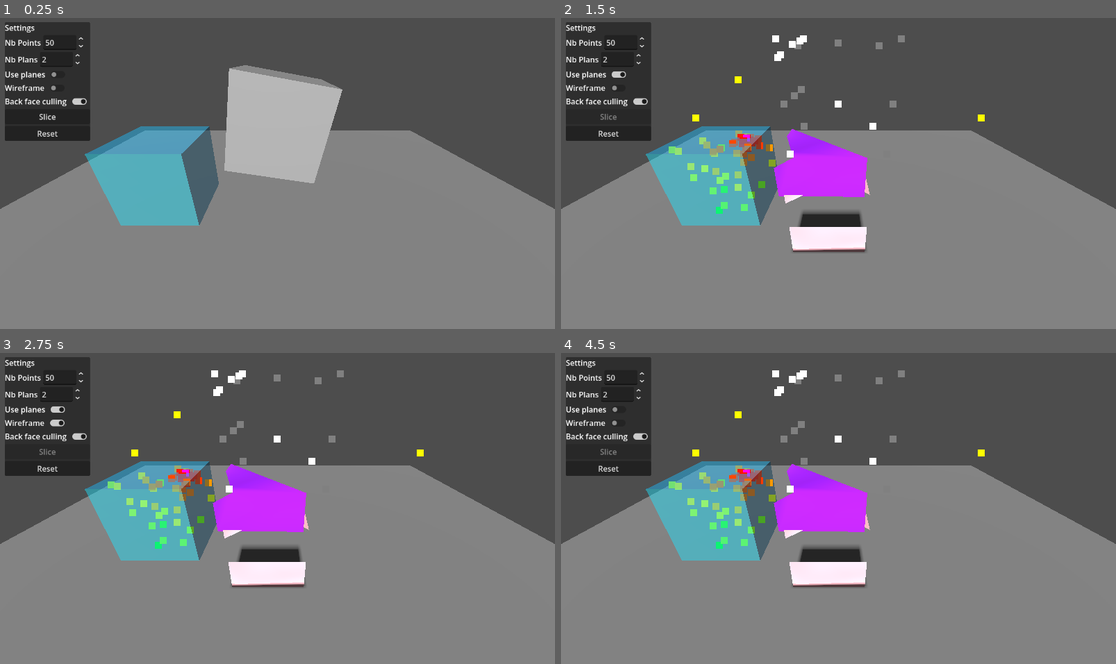
Above: before the commit, frames 1-4 (two rows, left to right).
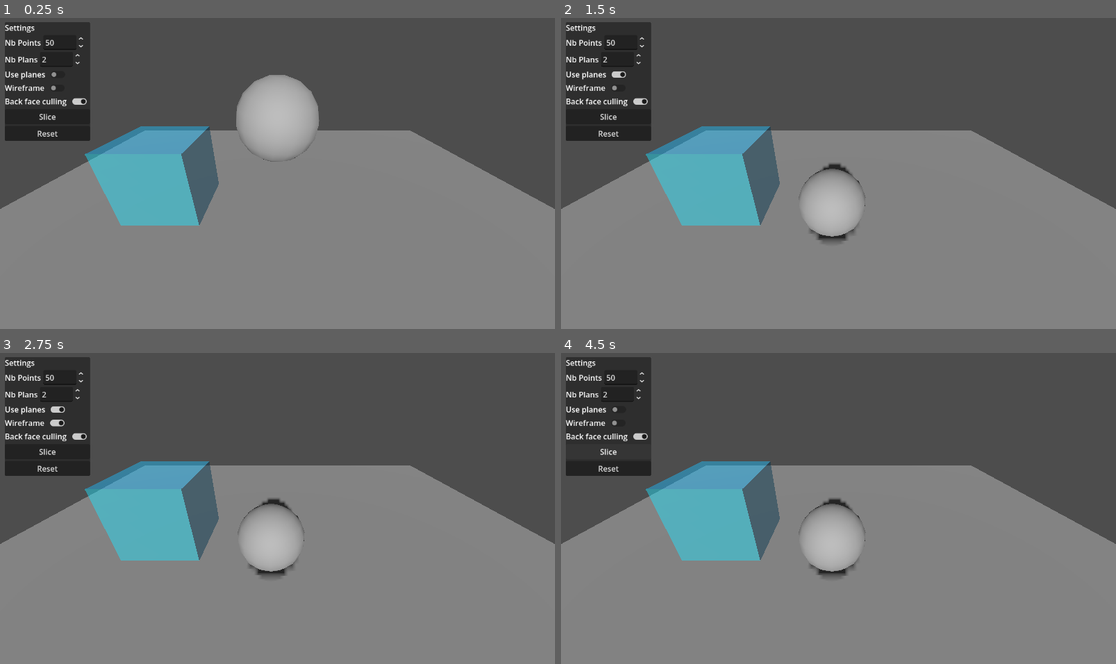
Above: after the commit, the same moments.

Repository: Rashnain/TER-2026
Game: Godot game, scene res://scenes/test.tscn
The game is run twice, just before and just after one commit, with the same random seed, the same clock (stepped at 60 frames per second) and the same inputs.
Inputs (mouse positions are in pixels of both pictures, inside the frame that each line leads up to):
- Up to frame 1 (0.25 s): no input
- Up to frame 2 (1.5 s): click "Slice" at 0.5 s; click (616, 73) at 1.25 s
- Up to frame 3 (2.75 s): click (55, 424) at 2 s
- Up to frame 4 (4.5 s): click (616, 408) at 2.75 s; click (616, 424) at 3.5 s; click (610, 452) at 4.25 s, where only the run after the commit has a clickable "Slice"

The runs differ from the first frame. In frame 1, 3.9% of the frame differs, in the area x 40-62%, y 15-54%; in frame 2, 6.4%; in frame 3, 6.4%; in frame 4, 6.5%, in the area x 7-77%, y 5-76%.
Error after the commit: Parse Error: Identifier "dist" not declared in the current scope. (res://scripts/slicer.gd:418)

Commit message:
bouche trous après clipping

Diff:
--- a/projet/ter/scenes/test.tscn
+++ b/projet/ter/scenes/test.tscn
@@ -10,7 +10,9 @@
 [sub_resource type="PlaneMesh" id="PlaneMesh_errlg"]
 size = Vector2(5, 5)
 
-[sub_resource type="BoxMesh" id="BoxMesh_errlg"]
+[sub_resource type="SphereMesh" id="SphereMesh_errlg"]
+radial_segments = 16
+rings = 8
 
 [sub_resource type="BoxShape3D" id="BoxShape3D_iyx0m"]
 
@@ -62,7 +64,7 @@
 transform = Transform3D(0.9861093, 0.16609757, 0, -0.16609757, 0.9861093, 0, 0, 0, 1, 0, 0, 0)
 
 [node name="MeshInstance3D" type="MeshInstance3D" parent="pieces/RigidBody3D" unique_id=578243330]
-mesh = SubResource("BoxMesh_errlg")
+mesh = SubResource("SphereMesh_errlg")
 
 [node name="CollisionShape3D" type="CollisionShape3D" parent="pieces/RigidBody3D" unique_id=292209534]
 shape = SubResource("BoxShape3D_iyx0m")
--- a/projet/ter/scripts/clip_polygon.gd
+++ b/projet/ter/scripts/clip_polygon.gd
@@ -117,3 +117,52 @@
 	results[0] = input
 
 	return results
+
+
+static func distance_to_triangle(point: Vector3, triangle: PackedVector3Array) -> float:
+	#print("distance_to_triangle, point=", point)
+	var distances: Array[float] = []
+	for i in range(len(triangle)):
+		var distance = (point - triangle[i]).length()
+		distances.append(distance)
+		#print(distance)
+
+	var ab := triangle[1] - triangle[0]
+	var ac := triangle[2] - triangle[0]
+	var normal_tri := ac.cross(ab).normalized()
+	var dist_to_plane = (point - triangle[0]).dot(normal_tri)
+	distances.append(abs(dist_to_plane))
+
+	var is_inside := true
+	for i in range(len(triangle)):
+		var A := triangle[i]
+		var B := triangle[(i + 1) % len(triangle)]
+		var dir := (B - A).normalized()
+		var AB := (B - A).length()
+		var AM := point - A
+		var AH = max(0, min(dir.dot(AM), AB))
+		var H = A + AH * dir
+		var distance = (H - point).length()
+		distances.append(distance)
+		var normal := dir.rotated(normal_tri, PI/4)
+		#print(distance)
+		if (point - A).dot(normal) > 0:
+			is_inside = false
+
+	var min_dist := distances[min_arr(distances)]
+
+	if is_inside && min_dist < 0.001:
+		#print(0)
+		return 0
+
+	#print(min_dist, " sqrt=", sqrt(min_dist))
+	return min_dist
+
+static func min_arr(array: Array[float]) -> int:
+	var min_val = array[0]
+	var min_idx = 0
+	for i in range(len(array)):
+		if array[i] < min_val:
+			min_val = array[i]
+			min_idx = i
+	return min_idx
--- a/projet/ter/scripts/slicer.gd
+++ b/projet/ter/scripts/slicer.gd
@@ -19,6 +19,8 @@
 var tetrahedralization_debug_mesh: Node3D
 var voronoi_diagram_debug_mesh: Node3D
 var use_planes: bool
+var clip_tetrahedron: PackedVector3Array
+var clip_indices : Array[int]
 
 
 
@@ -41,20 +43,19 @@
 	else:
 		array_mesh = mesh_instance.mesh
 
-
 	if points.size() < 2: return
 	var p1 = points[0]
 	var p2 = points[1]
 	var plane_normal = (p1 - p2).normalized()
 	plane_normal = (plane_normal + Vector3(randf_range(-0.1, 0.1), randf_range(-0.1, 0.1), randf_range(-0.1, 0.1))).normalized() #on rajoute un peu d'aléatoire
 	var plane_point = (p1 + p2) / 2.0 #on trouve le centre du plan (sinon par defaut c'est l'origine du monde)
-	var plane = Plane(plane_normal, plane_point)
+	var plane := Plane(plane_normal, plane_point)
 
 	points.remove_at(0)
 	points.remove_at(0)
 
-	var st_left = SurfaceTool.new()
-	var st_right = SurfaceTool.new()
+	var st_left := SurfaceTool.new()
+	var st_right := SurfaceTool.new()
 	st_left.begin(Mesh.PRIMITIVE_TRIANGLES)
 	st_right.begin(Mesh.PRIMITIVE_TRIANGLES)
 
@@ -75,9 +76,6 @@
 			poly_left = Geometry3D.clip_polygon(triangle, plane)
 			poly_right = Geometry3D.clip_polygon(triangle, -plane)
 		else:
-			var clip_tetrahedron := [Vector3(-2, 0, -2), Vector3(-1, 0, 1), Vector3(1, 0, 1), Vector3(0.67, 1, 0.67)]
-			var clip_indices : Array[int] = [0, 3, 1, 1, 3, 2, 2, 3, 0, 0, 1, 2]
-			show_points_3d(triangle, Color.GREEN, points_node2)
 			show_points_3d(clip_tetrahedron, Color.YELLOW, points_node2)
 			var res := ClipPolygon.clip_polygon_3d(triangle, clip_tetrahedron, clip_indices)
 			poly_left = res[0]
@@ -103,6 +101,37 @@
 	if use_planes && intersection_points.size() >= 3:
 		fill_cut_hole(st_left, intersection_points, plane)
 		fill_cut_hole(st_right, intersection_points, -plane)
+	else:
+		for i in range(0, len(clip_indices), 3):
+			#i = 2 * 3
+			var triangle := [clip_tetrahedron[clip_indices[i]], clip_tetrahedron[clip_indices[i + 1]], clip_tetrahedron[clip_indices[i + 2]]]
+			var ab = triangle[1] - triangle[0]
+			var ac = triangle[2] - triangle[0]
+			var normal = ac.cross(ab).normalized()
+			#var normal = ab.cross(ac).normalized()
+			#print("normal = ", normal)
+			var plane2 = Plane(normal, triangle[0])
+			intersection_points.clear()
+			var mdt2 = MeshDataTool.new()
+			var array = st_left.commit_to_arrays()
+			var arr_mesh = ArrayMesh.new()
+			arr_mesh.add_surface_from_arrays(Mesh.PRIMITIVE_TRIANGLES, array)
+			mdt2.create_from_surface(arr_mesh, 0)
+			#var mean = (triangle[2] + triangle[1] + triangle[2]) / 3
+			#print("points = ", mdt2.get_vertex_count())
+			# TODO dé-dupliquer les points (pour améliorer les perfs)
+			for p in range(mdt2.get_vertex_count()):
+				#print(ClipPolygon.distance_to_triangle(mdt2.get_vertex(p), triangle))
+				#if abs(Plane(normal, mean).distance_to(mdt2.get_vertex(p))) < 0.001 \
+					#&& ClipPolygon.distance_to_triangle(mdt2.get_vertex(p), triangle) < 0.001:
+				if ClipPolygon.distance_to_triangle(mdt2.get_vertex(p), triangle) < 0.001:
+					intersection_points.append(mdt2.get_vertex(p))
+			print("intersection_points.size() = ", intersection_points.size())
+			if intersection_points.size() >= 3:
+				show_points_3d(intersection_points, Color.RED, points_node2)
+				fill_cut_hole(st_left, intersection_points, plane2)
+				fill_cut_hole(st_right, intersection_points, -plane2)
+			#break
 
 	var mesh_left = finalize_st(st_left)
 	var mesh_right = finalize_st(st_right)
@@ -373,13 +402,10 @@
 
 	aabb_node.rotate(Vector3.UP, PI/2)
 	use_planes = use_planes_button.button_pressed
-
-
-
-
-
-
-
+	#clip_tetrahedron = [Vector3(0, 0, -2), Vector3(-2, 0, 0), Vector3(0, 0, 2), Vector3(0, 2, 0)]
+	#clip_tetrahedron = [Vector3(0.5, 0, -2), Vector3(-2, 0, 0), Vector3(0, 0, 2), Vector3(0, 2, 0)]
+	clip_tetrahedron = [Vector3(0.75, 0, -2), Vector3(-2, 0.5, 0), Vector3(0, 0, 2), Vector3(0, 2, 0)]
+	clip_indices = [0, 3, 1, 1, 3, 2, 2, 3, 0, 0, 1, 2]
 
 	set_impact_at_position(Vector3(0, 0.5, 0.35), impact_falloff)  # on défini point d'impact et falloff
 
@@ -389,37 +415,7 @@
 
 
 
-
-
-
-
-	#var polygon_crescent := [Vector2(0.6, 1), Vector2(0.2, 1), Vector2(0.0, 0.6), Vector2(0.2, 0.2), Vector2(0.6, 0.2), Vector2(0.4, 0.6)]
-	#var clip_polygon_triangle := [Vector2(0.4, 0.4), Vector2(0.4, 0.0), Vector2(0.8, 0.2)]
-	#show_points_2d(polygon_crescent, Color.GREEN)
-	#show_points_2d(clip_polygon_triangle, Color.YELLOW)
-	#var res := ClipPolygon.clip_polygon_2d(polygon_crescent, clip_polygon_triangle)
-	#show_points_2d(res, Color.BLACK)
-
-	#var polygon_square := [Vector2(0, 0), Vector2(0.67, 0), Vector2(0.67, 0.67), Vector2(0, 0.67)]
-	#var clip_square := [Vector2(0.33, 0.33), Vector2(1, 0.33), Vector2(1, 1), Vector2(0.33, 1)]
-	#show_points_2d(polygon_square, Color.GREEN)
-	#show_points_2d(clip_square, Color.YELLOW)
-	#var res := ClipPolygon.clip_polygon_2d(polygon_square, clip_square)
-	#show_points_2d(res, Color.BLACK)
-
-	#var triangle := [Vector3(1.75, 0.25, 1.75), Vector3(0, 0.67, 0), Vector3(0.33, 0.5, -0.5)]
-	#var clip_tetrahedron := [Vector3(1, 0, 0), Vector3(0, 0, 1), Vector3(1, 0, 1), Vector3(0.67, 1, 0.67)]
-	#var clip_indices : Array[int] = [0, 3, 1, 1, 3, 2, 2, 3, 0, 0, 1, 2]
-	#show_points_3d(triangle, Color.GREEN, points_node)
-	#show_points_3d(clip_tetrahedron, Color.YELLOW, points_node)
-	#var res := ClipPolygon.clip_polygon_3d(triangle, clip_tetrahedron, clip_indices)
-	#show_points_3d(res[0], Color.BLACK, points_node)
-	#print(len(res[1]))
-	#print(res[1])
-	##show_points_3d(res[1][0], Color.WHITE)
-	#for i in range(len(res[1])):
-		#show_points_3d(res[1][i], Color.WHITE / (i+1), points_node)
-	#print(res[1])
+	print("dist(0, 1, 0) = ", dist) # 1
 
 func _on_use_planes_toggled(toggled_on: bool) -> void:
 	use_planes = toggled_on
